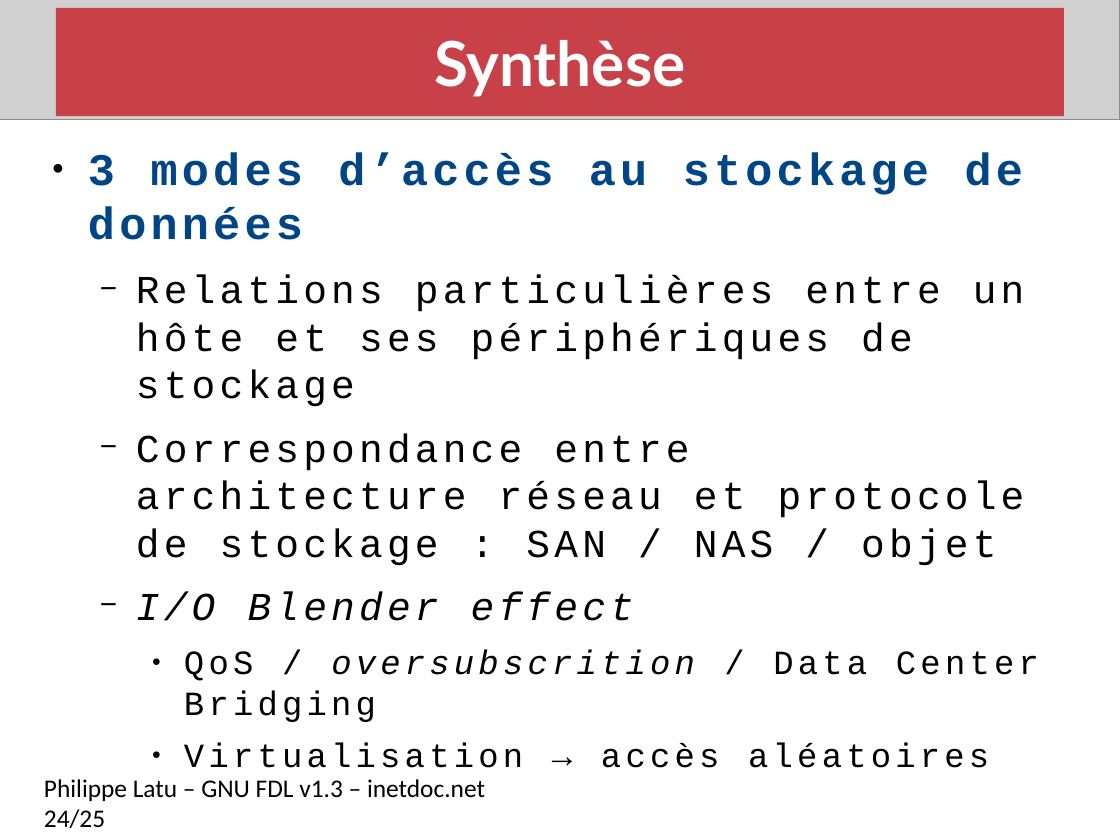
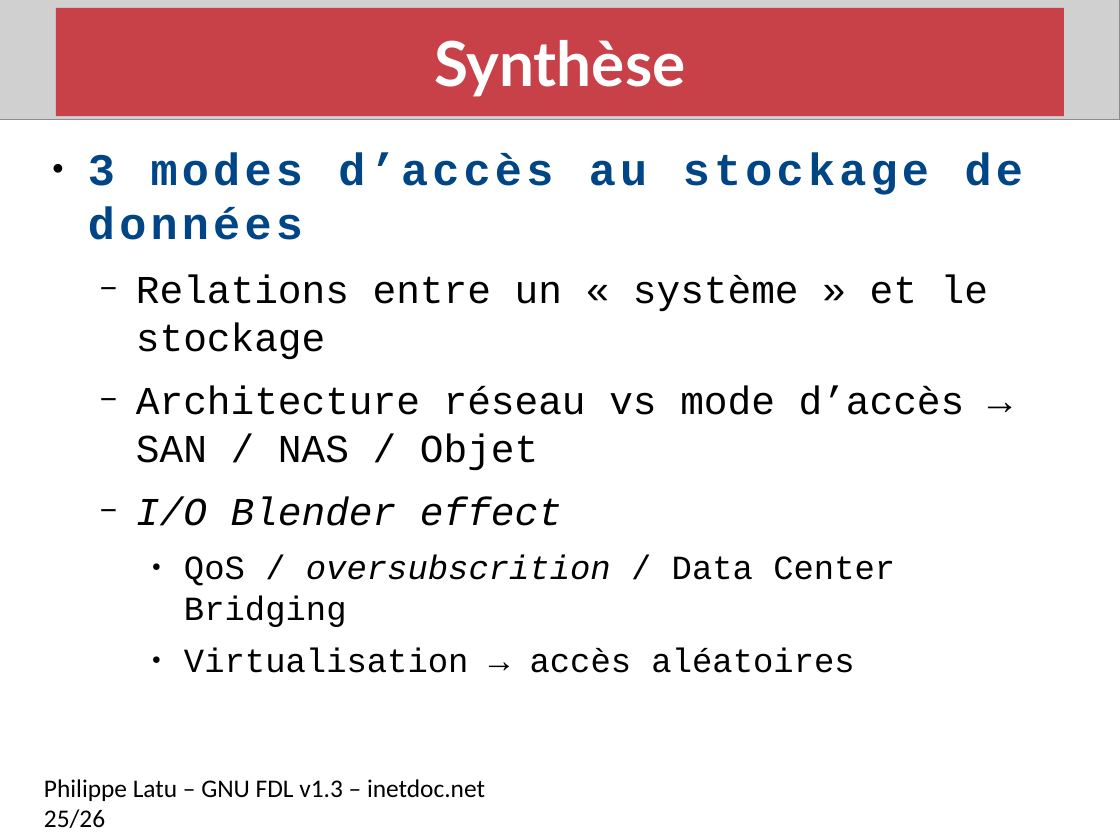
Before and after one commit to platu/inetdoc, a slide deck: slide 25 of presentations/net-storage/net-storage.odp (slide 24 before the commit). Drawn at 1120x840 pixels with LibreOffice and Linux fonts; fonts in the diff are those of the drawing; grey boxes stand for pictures. Boxes give left, top, right and bottom in pixels: in the first picture for what was removed or moved away, otherwise in the second. Text is boxed around its words. In the diff, an @@ line names an element or a change of style, - is before the commit and + after.

Commit message:
édition 2021 présentation stockage réseau

```diff
--- a/presentations/net-storage/net-storage.odp
+++ b/presentations/net-storage/net-storage.odp
@@ text at (136, 275, 988, 471): text changed @@
-  − Relations particulières entre un hôte et ses périphériques de stockage
-  − Correspondance entre architecture réseau et protocole de stockage : SAN / NAS / objet
+  − Relations entre un « système » et le stockage
+  − Architecture réseau vs mode d’accès → SAN / NAS / Objet
@@ text at (136, 497, 895, 673): letter spacing 3 to 0 pt in "I/O Blender effect", "QoS / oversubscrition / Data Center Bridging", "Virtualisation → accès aléatoires" @@
@@ text at (44, 779, 485, 828): text changed @@
-Philippe Latu – GNU FDL v1.3 – inetdoc.net 24/25
+Philippe Latu – GNU FDL v1.3 – inetdoc.net 25/26
```
Also in this commit, not shown: 15 other slides changed, 1 slide added, 1 other file.
